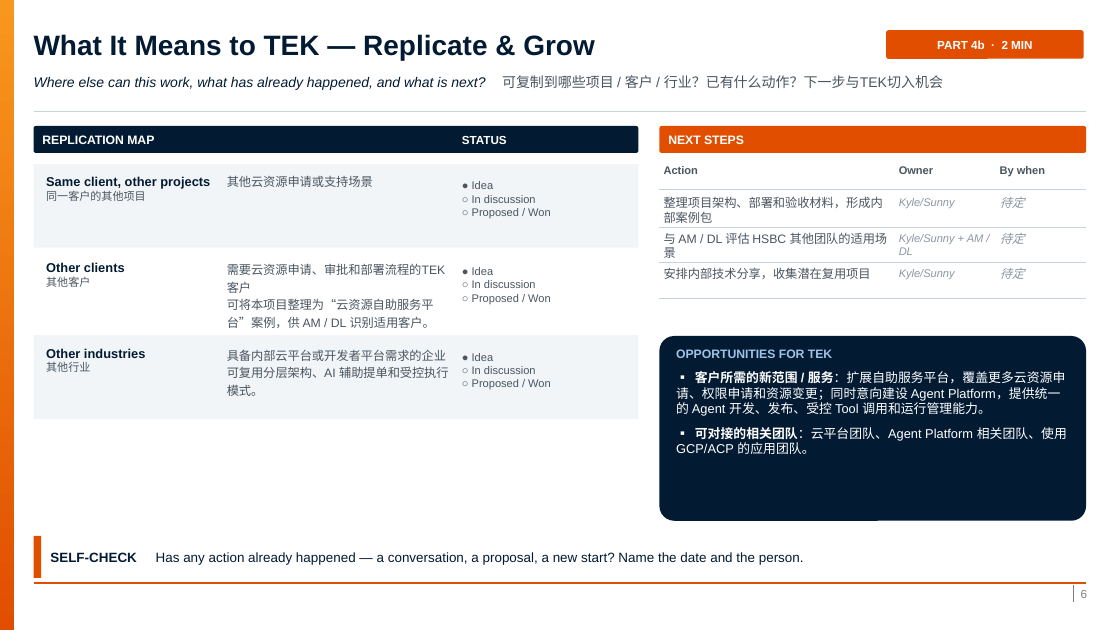
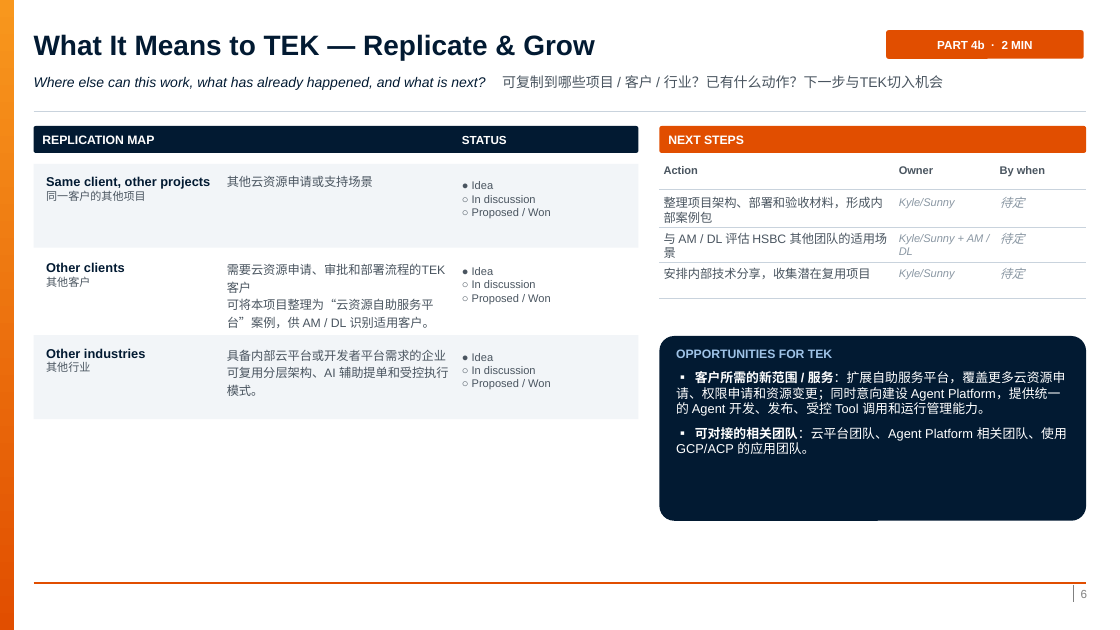
Before and after one commit to smartnolike/deepagent-skill, a slide deck: slide 6 of docs/final_opss.pptx. Drawn at 1120x630 pixels with LibreOffice and Linux fonts; fonts in the diff are those of the drawing; background and template pictures are left out. Boxes give left, top, right and bottom in pixels: in the first picture for what was removed or moved away, otherwise in the second. Text is boxed around its words. In the diff, an @@ line names an element or a change of style, - is before the commit and + after.

```diff
--- a/docs/final_opss.pptx
+++ b/docs/final_opss.pptx
@@ rectangle removed at <box>34,536,41,578</box> @@
@@ text removed at <box>50,552,804,565</box> @@
-SELF-CHECK Has any action already happened — a conversation, a proposal, a new start? Name the date and the person.
```
Also in this commit, not shown: 3 other slides changed.
